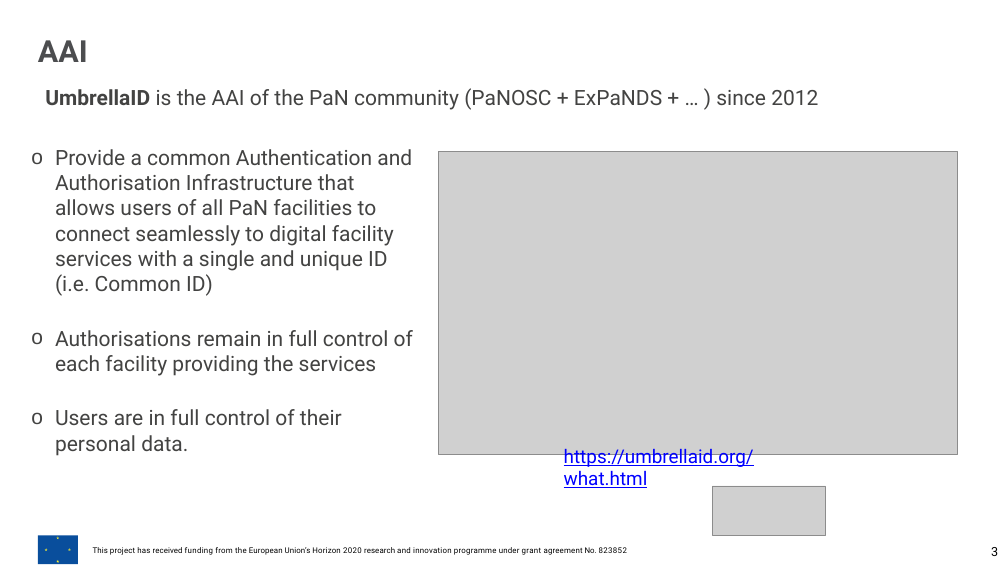
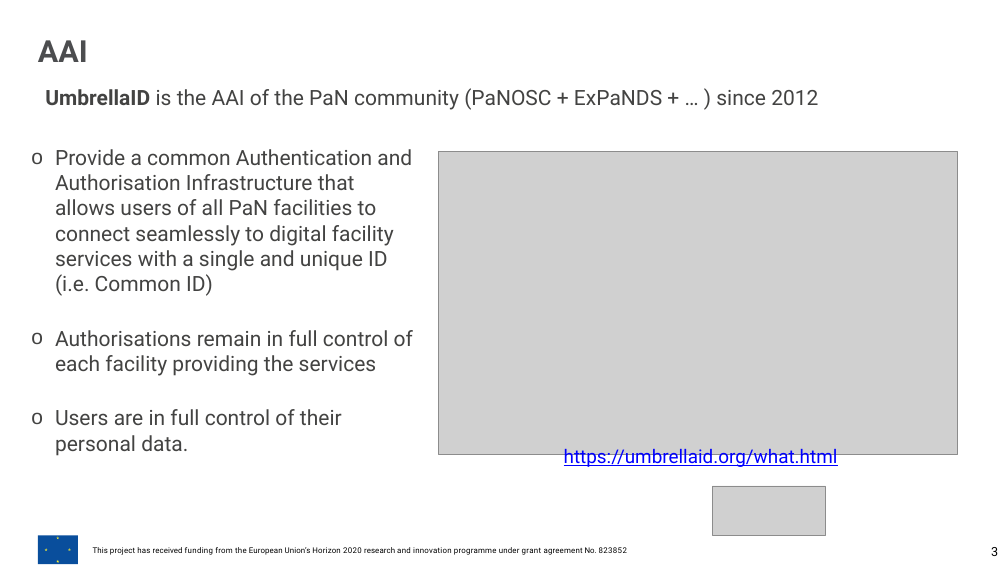
Before and after one commit to panosc-eu/panosc, a slide deck: slide 3 of Work Packages/WP9 Outreach and communication/Presentations/M18 Review Meeting/WP6 18th months review.pptx. Drawn at 1008x567 pixels with LibreOffice and Linux fonts; fonts in the diff are those of the drawing; grey boxes stand for pictures; background and template pictures are left out. Boxes give left, top, right and bottom in pixels: in the first picture for what was removed or moved away, otherwise in the second. Text is boxed around its words. In the diff, an @@ line names an element or a change of style, - is before the commit and + after.

```diff
--- a/Work Packages/WP9 Outreach and communication/Presentations/M18 Review Meeting/WP6 18th months review.pptx
+++ b/Work Packages/WP9 Outreach and communication/Presentations/M18 Review Meeting/WP6 18th months review.pptx
@@ text "https://umbrellaid.org/what.html" rewrapped from [564,446,754,488] to [564,446,838,469] @@
```
Also in this commit, not shown: 5 other slides changed.
